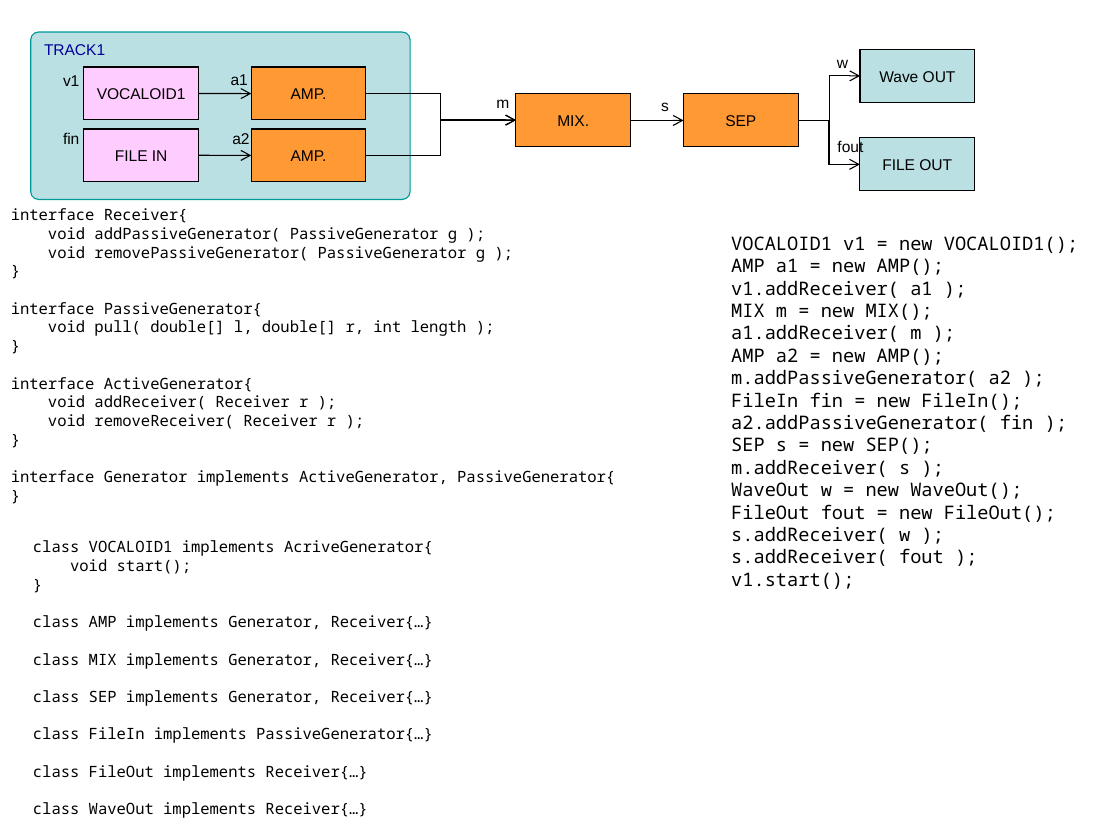
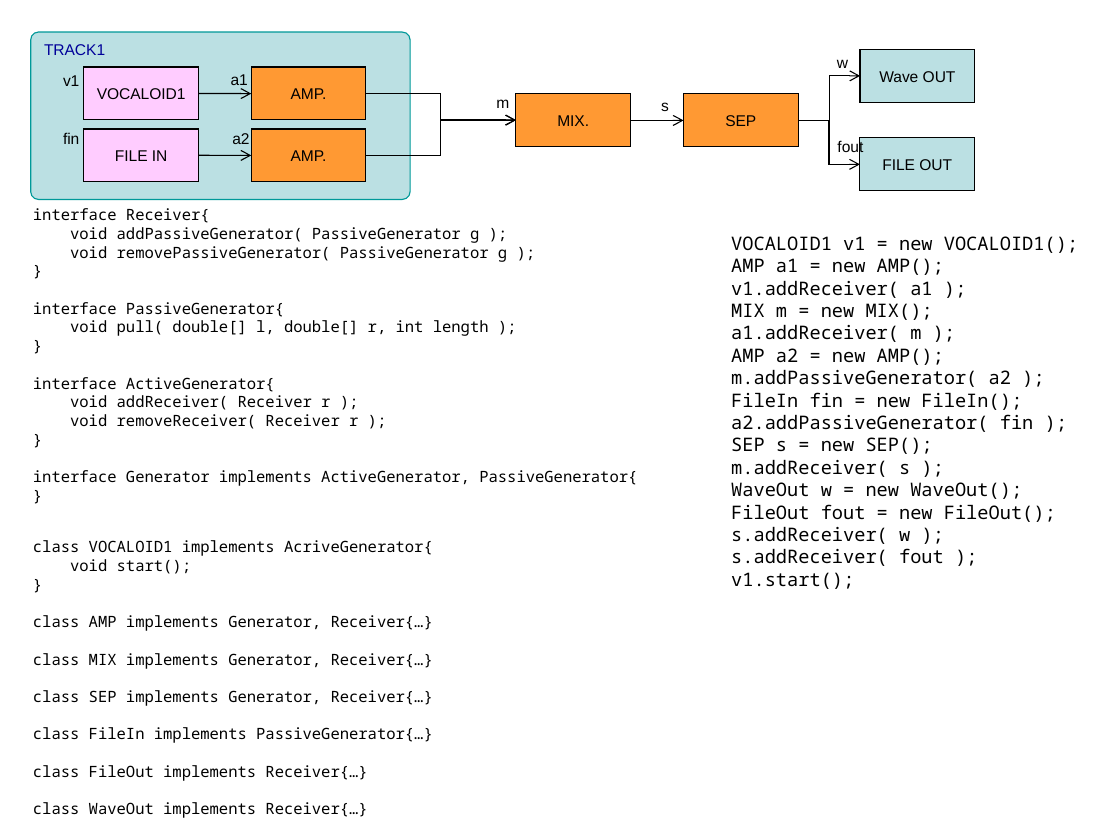
Before and after one commit to cadencii/cadencii, a slide deck: slide 3 of rendering_system_of_cadencii.ppt. Drawn at 1120x840 pixels with LibreOffice and Linux fonts; fonts in the diff are those of the drawing. Boxes give left, top, right and bottom in pixels: in the first picture for what was removed or moved away, otherwise in the second. Text is boxed around its words. In the diff, an @@ line names an element or a change of style, - is before the commit and + after.

```diff
--- a/rendering_system_of_cadencii.ppt
+++ b/rendering_system_of_cadencii.ppt
@@ text "interface Receiver{": place and size @@
-text "interface Receiver{" at bbox=[11, 208, 615, 486]
+text "interface Receiver{" at bbox=[33, 208, 637, 486]
```
Also in this commit, not shown: 12 other files.
